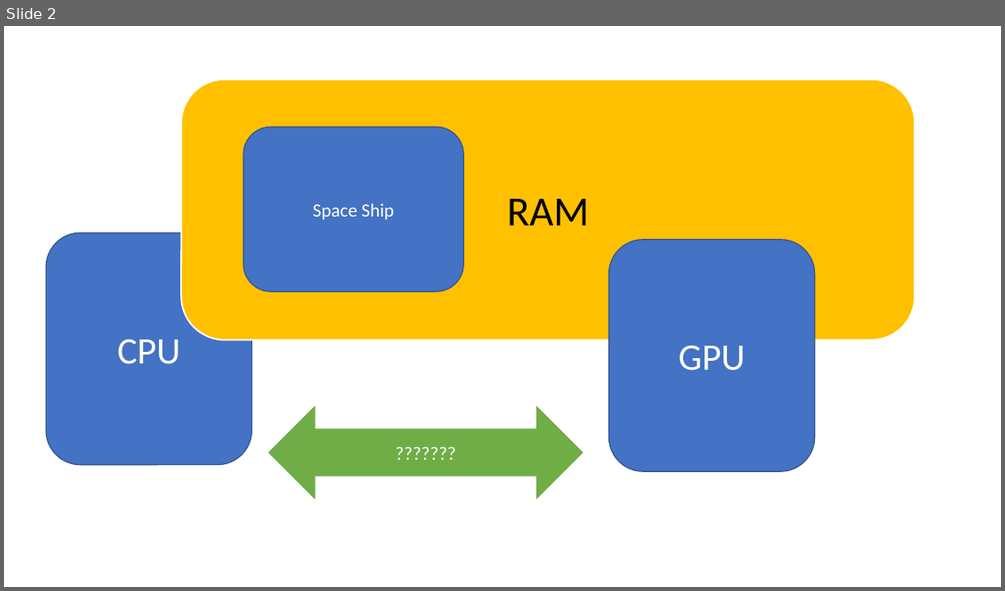
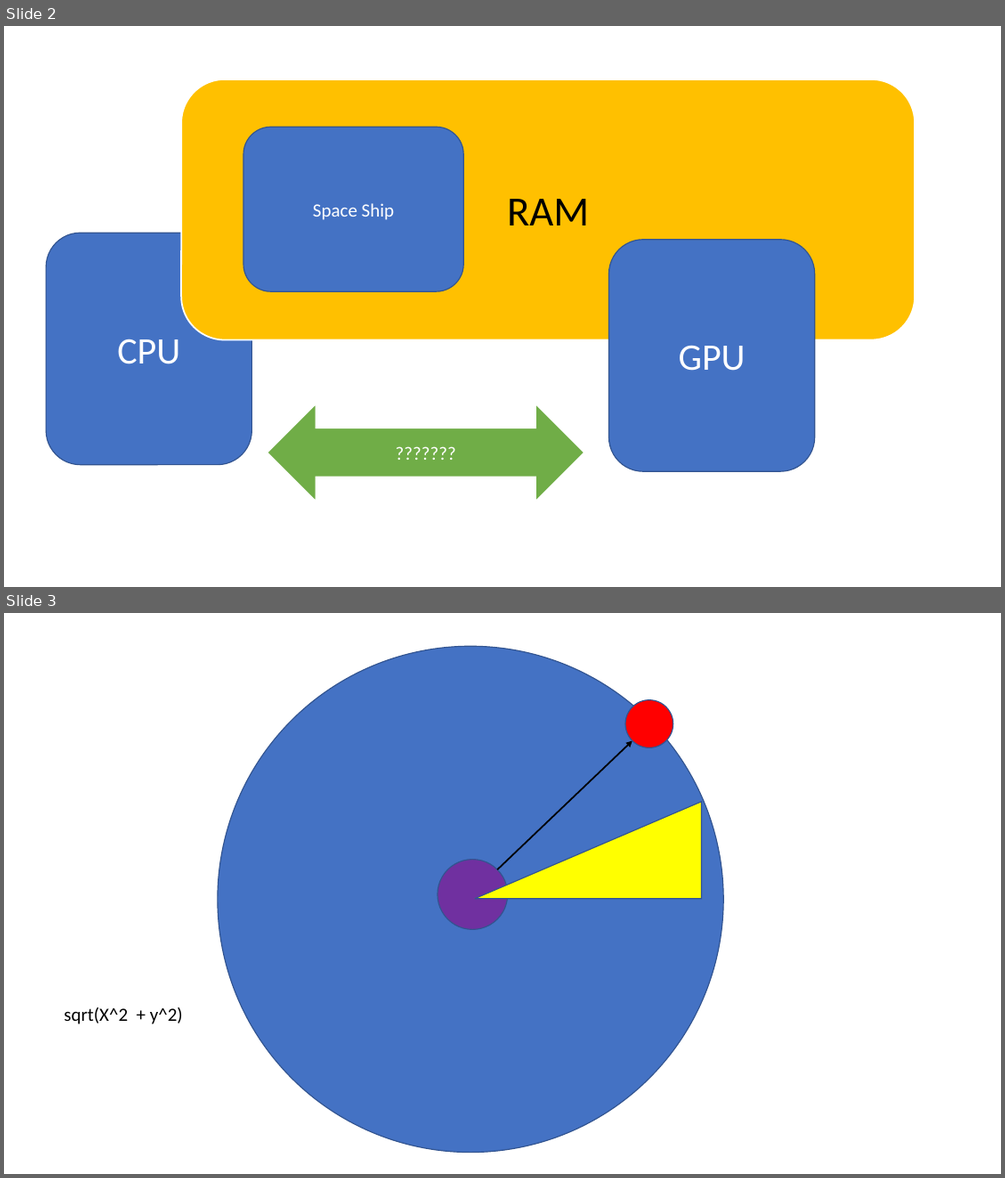
Before and after one commit to Freethetan/INFO3111-S21, a slide deck: Day2Day/Day_01/S1_Note.pptx. Shown one above the other, each under a label of ours: slide 2 before the commit, slides 2 and 3 after it. The pictures are 1005x591 and 1005x1178 pixels, drawn with LibreOffice and Linux fonts; fonts in the diff are those of the drawing. Boxes give left, top, right and bottom in pixels: in the first picture for what was removed or moved away, otherwise in the second. Text is boxed around its words. In the diff, an @@ line names an element or a change of style, - is before the commit and + after.

```diff
--- a/Day2Day/Day_01/S1_Note.pptx
+++ b/Day2Day/Day_01/S1_Note.pptx
@@ slide 3 added at bbox=[4, 613, 1001, 1174], background #FFFFFF @@
@@ ellipse added at bbox=[218, 646, 724, 1152], fill #4472C4, outline #325491 1 pt @@
@@ ellipse added at bbox=[625, 699, 673, 747], fill #FF0000, outline #325491 1 pt @@
@@ arrow added from (498, 869) to (632, 741), #000000 1.5 pt @@
@@ triangle added at bbox=[474, 802, 701, 899], fill #FFFF00, outline #325491 1 pt @@
@@ ellipse added at bbox=[437, 859, 508, 929], fill #7030A0, outline #325491 1 pt @@
@@ text added at bbox=[64, 1007, 183, 1024], 18 pt, text #000000 @@
+sqrt(X^2 + y^2)
```
Also in this commit, not shown: 1 slide changed, 1 other slide added, 1 other file.
